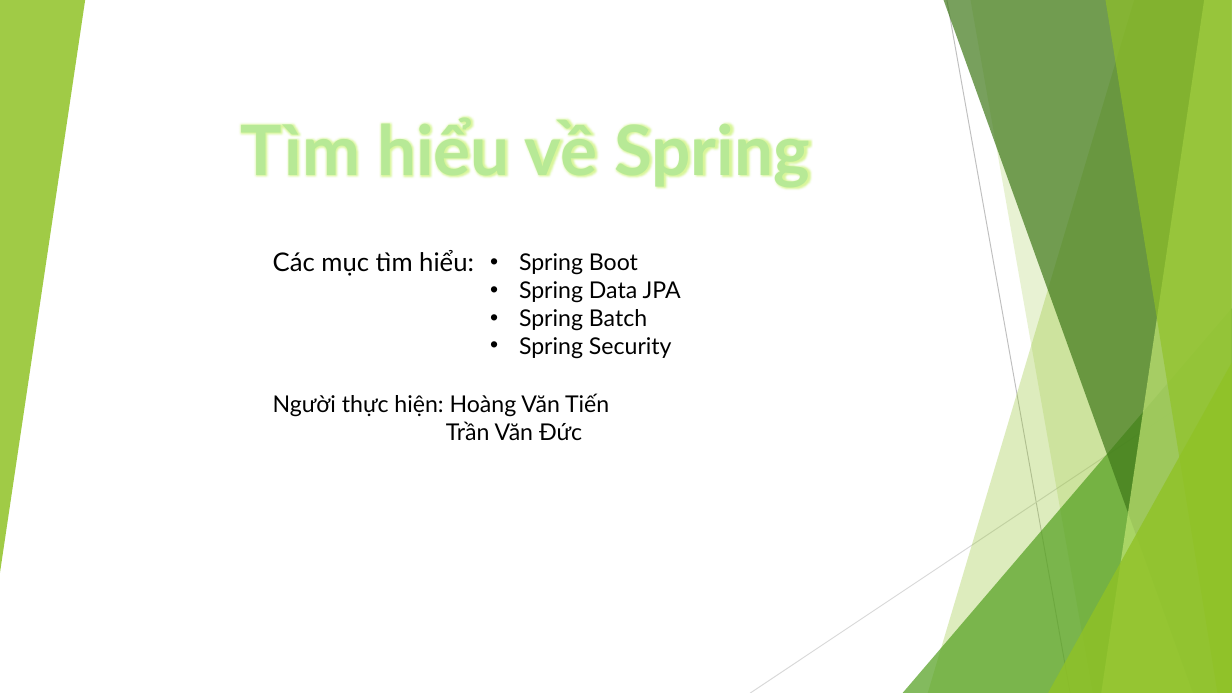
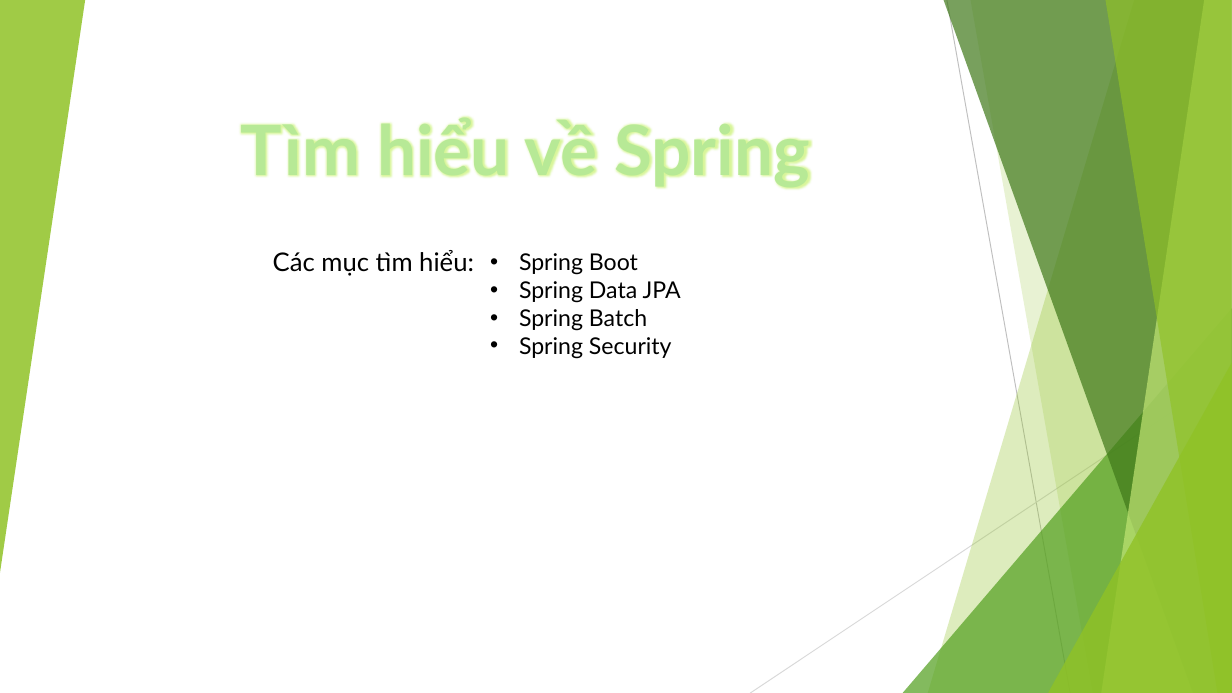
Before and after one commit to khuongmaingoc/javaDoc, a slide deck: slide 1 of Training_Spring.pptx. Drawn at 1232x693 pixels with LibreOffice and Linux fonts; fonts in the diff are those of the drawing; background and template pictures are left out. Boxes give left, top, right and bottom in pixels: in the first picture for what was removed or moved away, otherwise in the second. Text is boxed around its words. In the diff, an @@ line names an element or a change of style, - is before the commit and + after.

```diff
--- a/Training_Spring.pptx
+++ b/Training_Spring.pptx
@@ text removed at (273, 393, 609, 440) @@
-Người thực hiện: Hoàng Văn Tiến
-Trần Văn Đức
```
Also in this commit, not shown: 12 other files.
